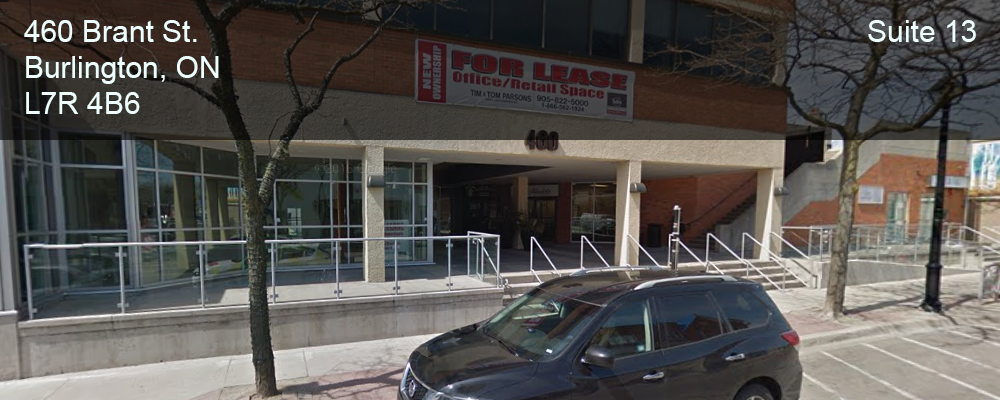
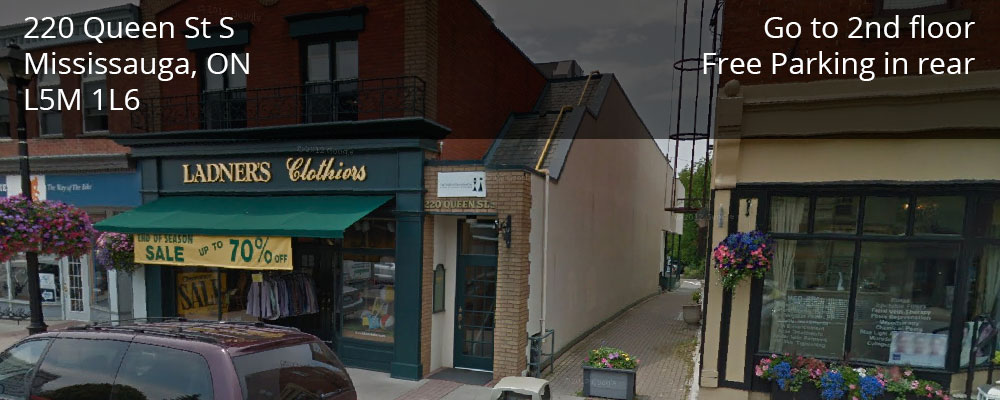
Two versions of the same layered image (1000 × 400). Layer-by-layer changes:
added group "Group 1" with 5 layers over [0, 0, 1000, 400]
renamed "Background" to "Layer 0", showed it, moved it into group "Group 1" over [0, 0, 1000, 400]
moved "Layer 1" into group "Group 1" over [0, 0, 1000, 400]
moved "Layer 2" into group "Group 1" over [0, 0, 1000, 140]
moved "460 Brant St. Burlington, ON L7R 4B6" into group "Group 1" over [24, 20, 219, 114]
moved "Suite 13" into group "Group 1" over [868, 20, 976, 42]
